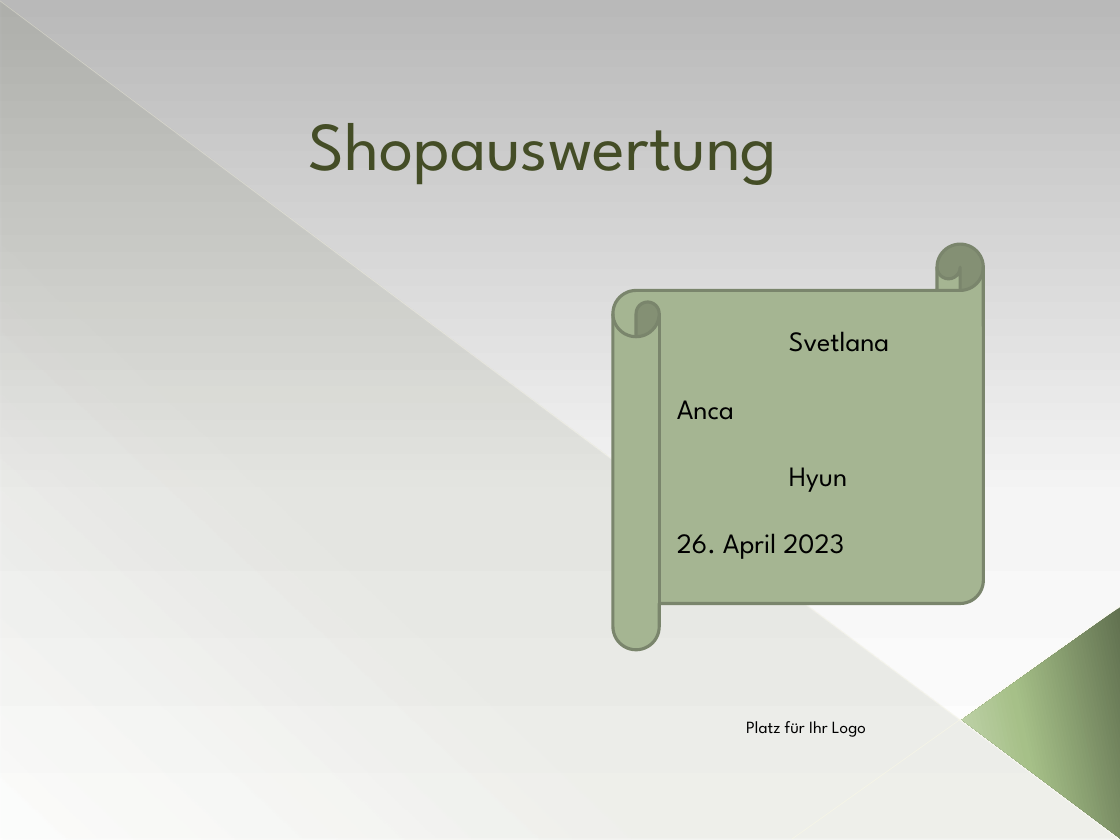
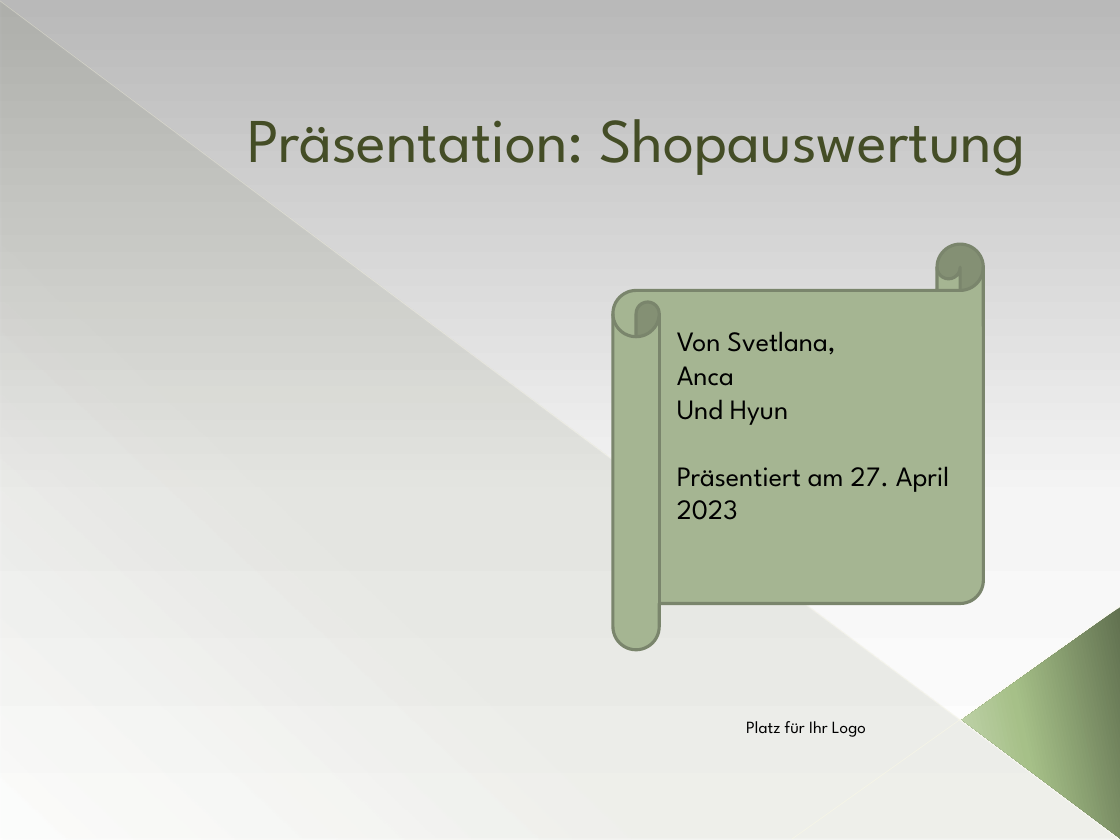
Before and after one commit to DataCraftAnca/Shop-Analyse, a slide deck: slide 1 of Shopauswertung.pptx. Drawn at 1120x840 pixels with LibreOffice and Linux fonts; fonts in the diff are those of the drawing. Boxes give left, top, right and bottom in pixels: in the first picture for what was removed or moved away, otherwise in the second. Text is boxed around its words. In the diff, an @@ line names an element or a change of style, - is before the commit and + after.

```diff
--- a/Shopauswertung.pptx
+++ b/Shopauswertung.pptx
@@ title at [248, 119, 1025, 176]: text changed; size 44 to 40 pt @@
-Shopauswertung
+Präsentation: Shopauswertung
@@ text at [677, 331, 835, 355]: text changed @@
-Svetlana
+Von Svetlana,
@@ text at [677, 399, 949, 520]: text changed @@
-Hyun
-26. April 2023
+Und Hyun
+Präsentiert am 27. April 2023
```
Also in this commit, not shown: 1 other slide changed, 5 slides added, 1 slide removed.
